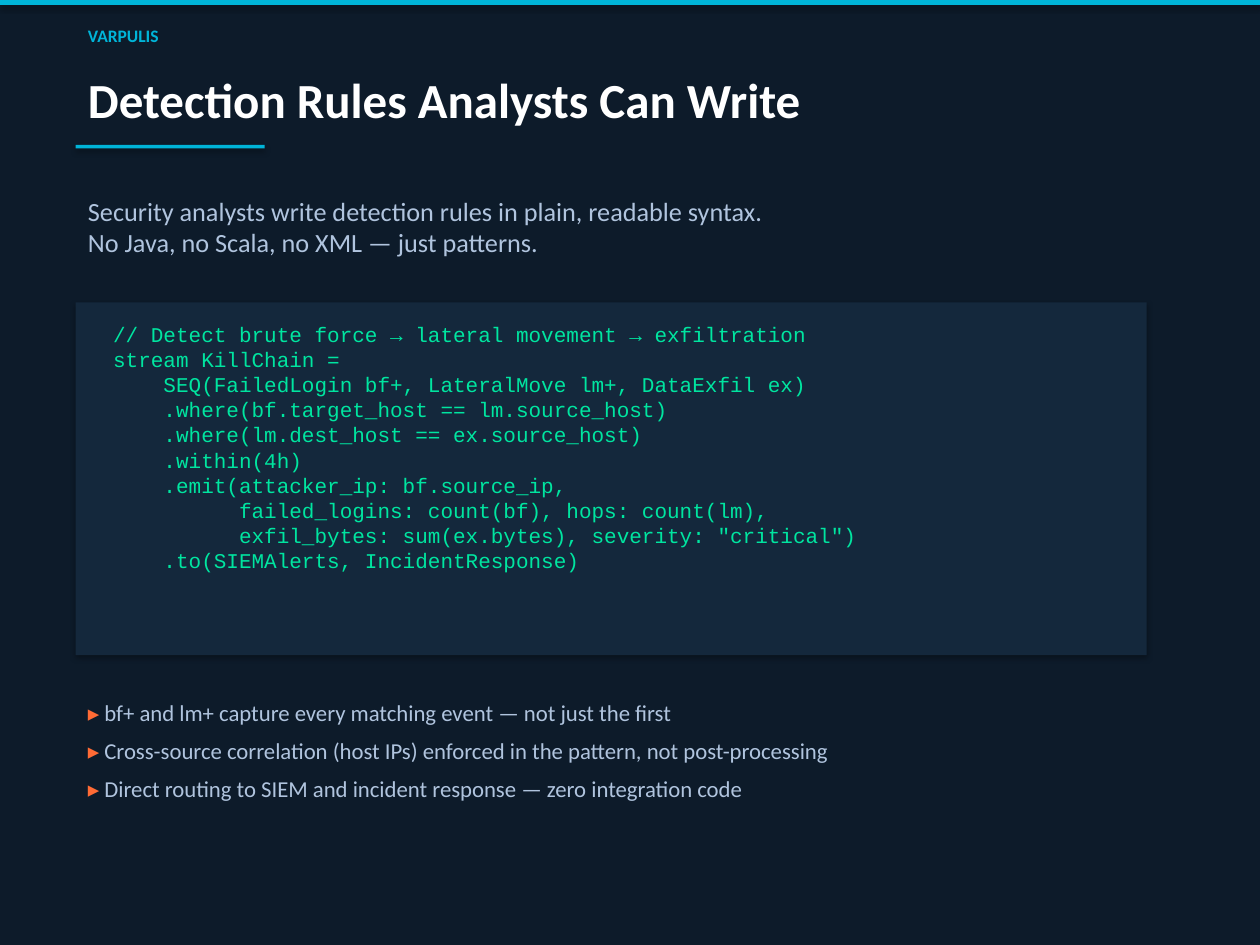
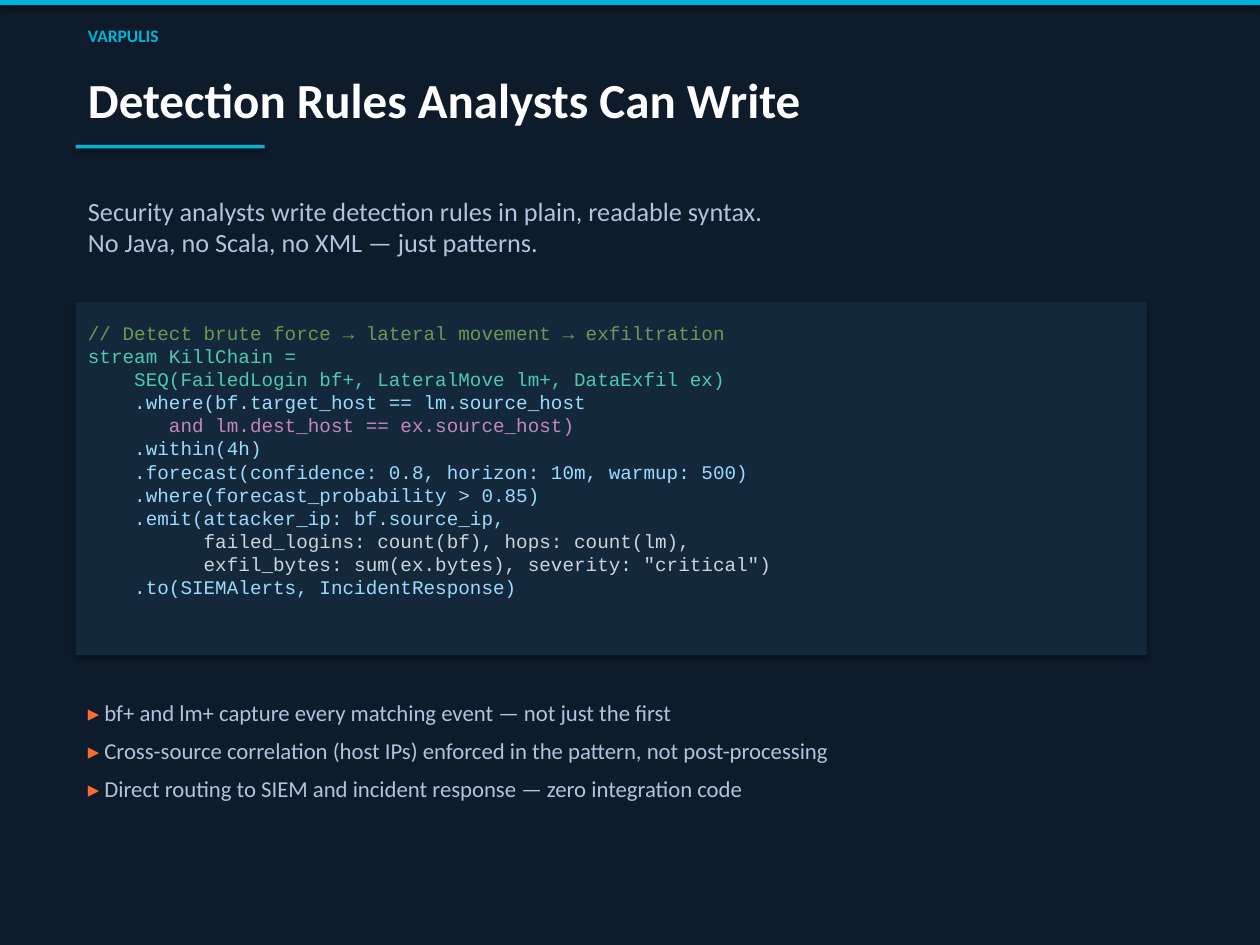
Before and after one commit to varpulis/varpulis, a slide deck: slide 5 of presentations/Varpulis_Cybersecurity.pptx. Drawn at 1260x945 pixels with LibreOffice and Linux fonts; fonts in the diff are those of the drawing. Boxes give left, top, right and bottom in pixels: in the first picture for what was removed or moved away, otherwise in the second. Text is boxed around its words. In the diff, an @@ line names an element or a change of style, - is before the commit and + after.

```diff
--- a/presentations/Varpulis_Cybersecurity.pptx
+++ b/presentations/Varpulis_Cybersecurity.pptx
@@ text at (88,326,771,598): text changed; size 12 to 11 pt; text colour #00E5A0 to #9CDBFE @@
-// Detect brute force → lateral movement → exfiltration
-stream KillChain =
-SEQ(FailedLogin bf+, LateralMove lm+, DataExfil ex)
-.where(bf.target_host == lm.source_host)
-.where(lm.dest_host == ex.source_host)
-.within(4h)
-.emit(attacker_ip: bf.source_ip,
-failed_logins: count(bf), hops: count(lm),
-exfil_bytes: sum(ex.bytes), severity: "critical")
-.to(SIEMAlerts, IncidentResponse)
+// Detect brute force → lateral movement → exfiltration
+stream KillChain =
+SEQ(FailedLogin bf+, LateralMove lm+, DataExfil ex)
+.where(bf.target_host == lm.source_host
+and lm.dest_host == ex.source_host)
+.within(4h)
+.forecast(confidence: 0.8, horizon: 10m, warmup: 500)
+.where(forecast_probability > 0.85)
+.emit(attacker_ip: bf.source_ip,
+failed_logins: count(bf), hops: count(lm),
+exfil_bytes: sum(ex.bytes), severity: "critical")
+.to(SIEMAlerts, IncidentResponse)
```
Also in this commit, not shown: 1 other slide changed, 2 slides added, 1 slide removed, 2 other files.
